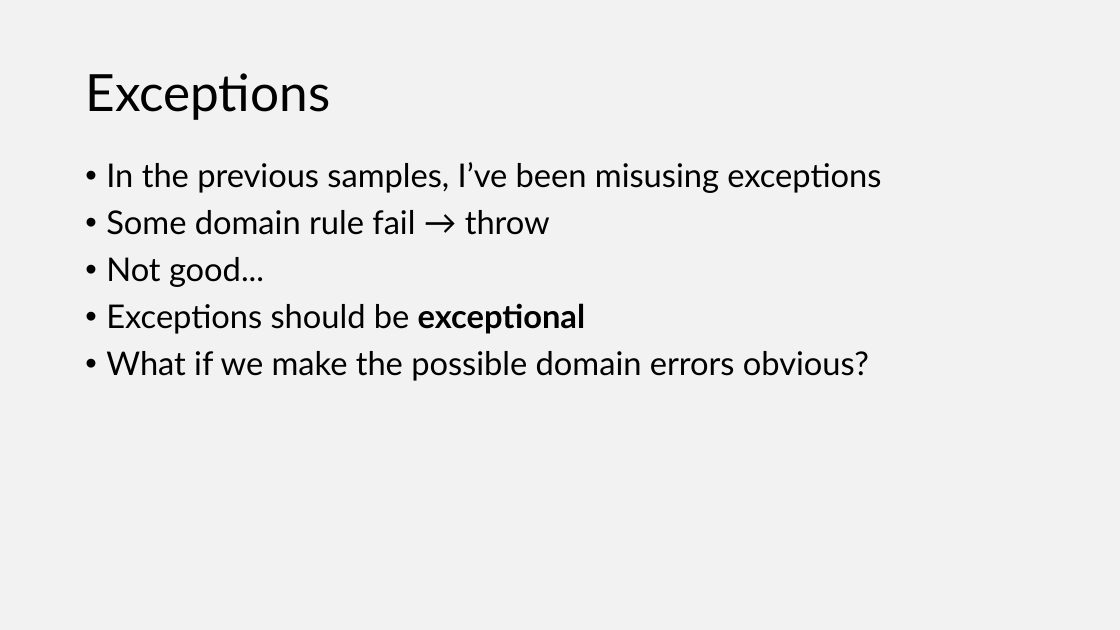
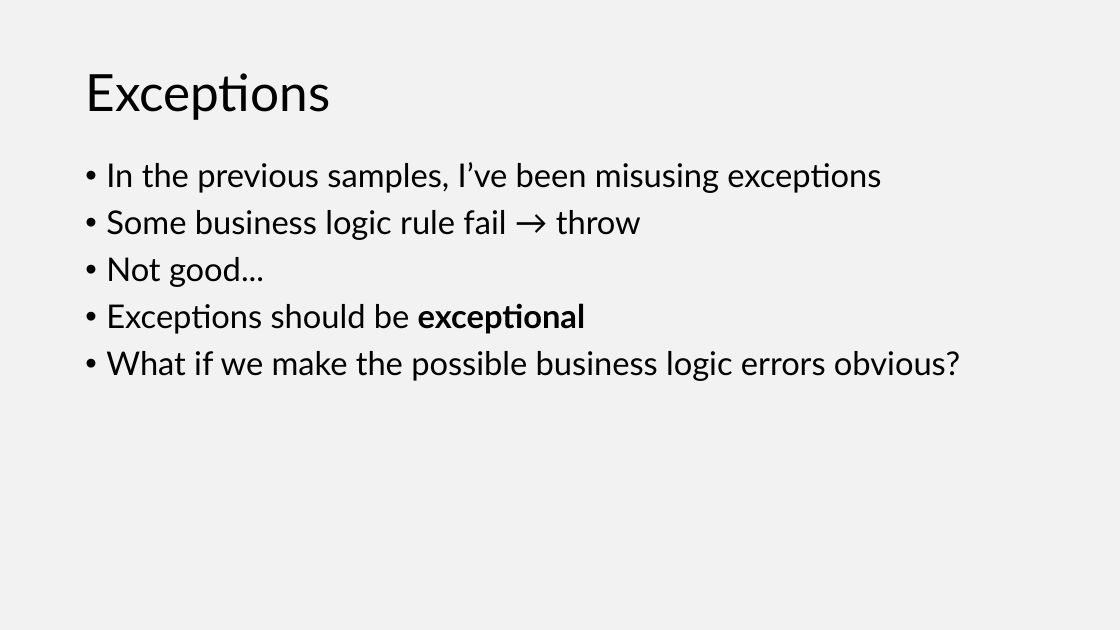
Before and after one commit to joaofbantunes/OOPsIDidItAgain, a slide deck: slide 31 of presentation/OOPsIDidItAgain.pptx (slide 30 before the commit). Drawn at 1120x630 pixels with LibreOffice and Linux fonts; fonts in the diff are those of the drawing. Boxes give left, top, right and bottom in pixels: in the first picture for what was removed or moved away, otherwise in the second. Text is boxed around its words. In the diff, an @@ line names an element or a change of style, - is before the commit and + after.

```diff
--- a/presentation/OOPsIDidItAgain.pptx
+++ b/presentation/OOPsIDidItAgain.pptx
@@ text at bbox=[106, 210, 641, 240]: text changed @@
-• Some domain rule fail → throw
+• Some business logic rule fail → throw
@@ text at bbox=[106, 351, 960, 381]: text changed @@
-• What if we make the possible domain errors obvious?
+• What if we make the possible business logic errors obvious?
```
Also in this commit, not shown: 9 other slides changed, 1 slide added, 1 other file.
